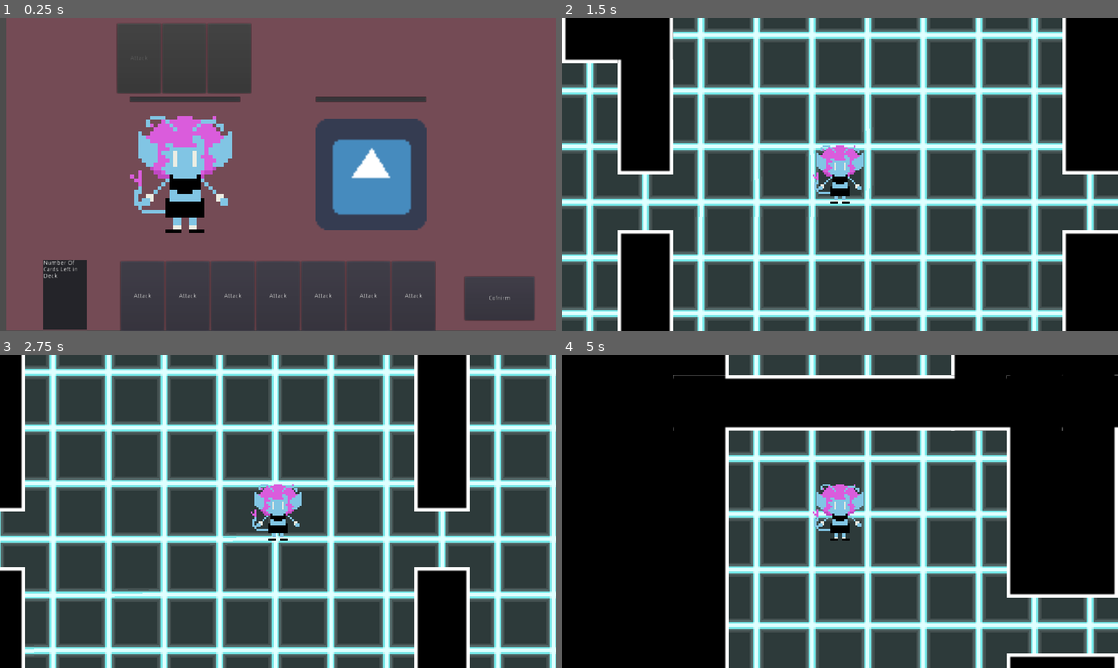
Above: before the commit, frames 1-4 (two rows, left to right).
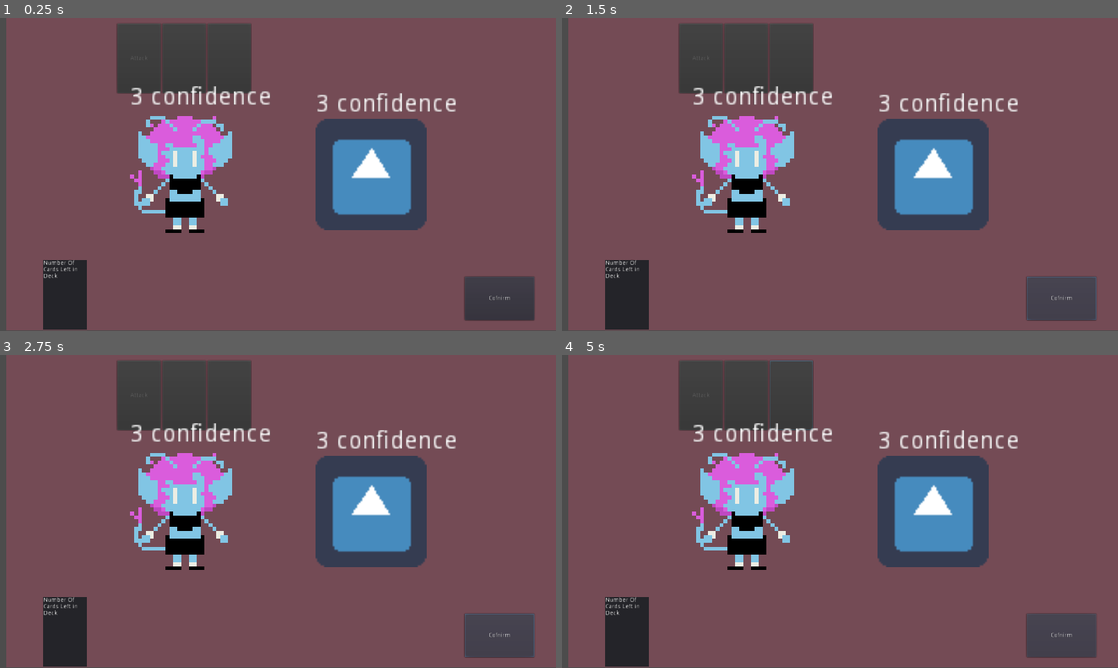
Above: after the commit, the same moments.

Repository: RyqShaw/May-Project
Game: Godot game, scene res://Battle/Battle.tscn
The game is run twice, just before and just after one commit, with the same random seed, the same clock (stepped at 60 frames per second) and the same inputs. This scene is started directly instead of the project's main scene. The engine's default icon, where the game draws it, is replaced by a stand-in: a white triangle on a blue panel in a dark square.
Inputs (mouse positions are in pixels of both pictures, inside the frame that each line leads up to):
- Up to frame 1 (0.25 s): no input
- Up to frame 2 (1.5 s): click (706, 296) at 0.5 s, where only the run before the commit has a clickable "Attack"; click "Cofnirm" at 1.25 s
- Up to frame 3 (2.75 s): tap Enter (ui_accept) at 2, 2.27 s; hold Right (ui_right) from 2.03 s (still down)
- Up to frame 4 (5 s): release Right (ui_right) at 2.78 s; hold Down (ui_down) 2.78-3.53 s; tap Enter (ui_accept) at 3.02, 4.52 s; hold Right (ui_right) 3.53-4.28 s; hold Up (ui_up) from 4.28 s (still down)

The runs differ from the first frame. In frame 1, 14% of the frame differs, in the area x 21-82%, y 21-100%; in frame 2, 94%; in frame 3, 93%; in frame 4, 97%, in the area x 0-100%, y 0-100%.
Error after the commit: Invalid call. Nonexistent function 'instance' in base 'Nil'. (res://Battle/Battle.gd:36)

Commit message:
Added Confidence Displayer Tester

Diff:
--- a/Battle/Battle.tscn
+++ b/Battle/Battle.tscn
@@ -1,14 +1,14 @@
-[gd_scene load_steps=6 format=2]
+[gd_scene load_steps=7 format=2]
 
 [ext_resource path="res://Player/PlayerBasicSprite.png" type="Texture" id=1]
 [ext_resource path="res://Battle/Cards/CardButton.tscn" type="PackedScene" id=2]
 [ext_resource path="res://Battle/Battle.gd" type="Script" id=3]
 [ext_resource path="res://Battle/Enemy/Enemy.tscn" type="PackedScene" id=4]
 [ext_resource path="res://Battle/Cards/AttackCardButton.tscn" type="PackedScene" id=5]
+[ext_resource path="res://Battle/Player/ConfidenceDisplay.gd" type="Script" id=6]
 
 [node name="Battle" type="Node"]
 script = ExtResource( 3 )
-deck = [ ExtResource( 5 ), ExtResource( 5 ), ExtResource( 5 ), ExtResource( 5 ), ExtResource( 5 ), ExtResource( 5 ), ExtResource( 5 ) ]
 
 [node name="UI" type="Control" parent="."]
 anchor_right = 1.0
@@ -57,6 +57,7 @@
 disabled = true
 
 [node name="PlayerConfidence" type="ProgressBar" parent="UI"]
+visible = false
 margin_left = 298.0
 margin_top = 180.0
 margin_right = 554.0
@@ -64,6 +65,7 @@
 percent_visible = false
 
 [node name="EnemyConfidence" type="ProgressBar" parent="UI"]
+visible = false
 margin_left = 726.0
 margin_top = 180.0
 margin_right = 982.0
@@ -86,6 +88,17 @@
 texture = ExtResource( 1 )
 vframes = 2
 
+[node name="HPLabel" type="Label" parent="Player"]
+margin_left = -128.0
+margin_top = -216.0
+margin_right = -68.0
+margin_bottom = -196.0
+rect_scale = Vector2( 4, 4 )
+text = "HP"
+align = 1
+valign = 1
+script = ExtResource( 6 )
+
 [node name="Enemy" parent="." instance=ExtResource( 4 )]
 position = Vector2( 854, 360 )
 
--- a/Battle/Enemy/Enemy.tscn
+++ b/Battle/Enemy/Enemy.tscn
@@ -30,3 +30,12 @@
 
 [node name="AnimationPlayer" type="AnimationPlayer" parent="."]
 anims/Attack = SubResource( 1 )
+
+[node name="confidenceLabel" type="Label" parent="."]
+margin_left = -32.0
+margin_top = -48.0
+margin_right = 32.0
+margin_bottom = -32.0
+text = "HP"
+align = 1
+valign = 1
--- a/Battle/Enemy/EnemyBattle.gd
+++ b/Battle/Enemy/EnemyBattle.gd
@@ -4,17 +4,17 @@
 const turnManager = preload("res://Battle/TurnManager.tres")
 const battleUnits = preload("res://Battle/BattleUnits.tres")
 
-export(int) var confidence = 2 setget set_confidence
+export(int) var confidence = 3 setget set_confidence
 export(int) var damage = 1
 
 var target = null
-#onready var confidenceLabel = $confidenceLabel
+onready var confidenceLabel = $confidenceLabel
 onready var animationPlayer = $AnimationPlayer
 
 signal on_death
 
 func _ready():
-#	confidenceLabel.text = str(confidence) + " confidence"
+	confidenceLabel.text = str(confidence) + " confidence"
 	battleUnits.Enemy = self
 
 func _exit_tree():
@@ -22,7 +22,7 @@
 
 func set_confidence(new_confidence):
 	confidence = new_confidence
-	#$confidenceLabel.text = str(confidence) + " confidence"
+	$confidenceLabel.text = str(confidence) + " confidence"
 
 func attack() -> void:
 	yield(get_tree().create_timer(0.4), "timeout")
--- /dev/null
+++ b/Battle/Player/ConfidenceDisplay.gd
@@ -0,0 +1,10 @@
+extends Label
+
+const player = preload("res://Battle/Player/PlayerStats.tres")
+
+func _ready():
+	player.connect("confidence_changed", self, "_confidence_changed")
+	text = str(player.confidence) + " confidence"
+
+func _confidence_changed(val):
+	text = str(val) + " confidence"
--- a/Battle/Player/PlayerStats.gd
+++ b/Battle/Player/PlayerStats.gd
@@ -3,7 +3,7 @@
 
 const turnManager = preload("res://Battle/TurnManager.tres")
 
-export var max_confidence = 1 setget set_max_confidence
+export var max_confidence = 3 setget set_max_confidence
 var confidence = max_confidence setget set_confidence
 
 export var speed = 1 setget set_speed
--- a/Battle/Player/PlayerStats.tres
+++ b/Battle/Player/PlayerStats.tres
@@ -4,6 +4,6 @@
 
 [resource]
 script = ExtResource( 1 )
-max_confidence = 1
+max_confidence = 3
 speed = 1
 max_moves = 1
--- a/EnemyBattle.gd
+++ b/EnemyBattle.gd
@@ -7,13 +7,13 @@
 export(int) var damage = 3
 
 var target = null
-#onready var confidenceLabel = $confidenceLabel
+onready var confidenceLabel = $confidenceLabel
 onready var animationPlayer = $AnimationPlayer
 
 signal on_death
 
 func _ready():
-#	confidenceLabel.text = str(confidence) + " confidence"
+	confidenceLabel.text = str(confidence) + " confidence"
 	battleUnits.Enemy = self
 
 func _exit_tree():
